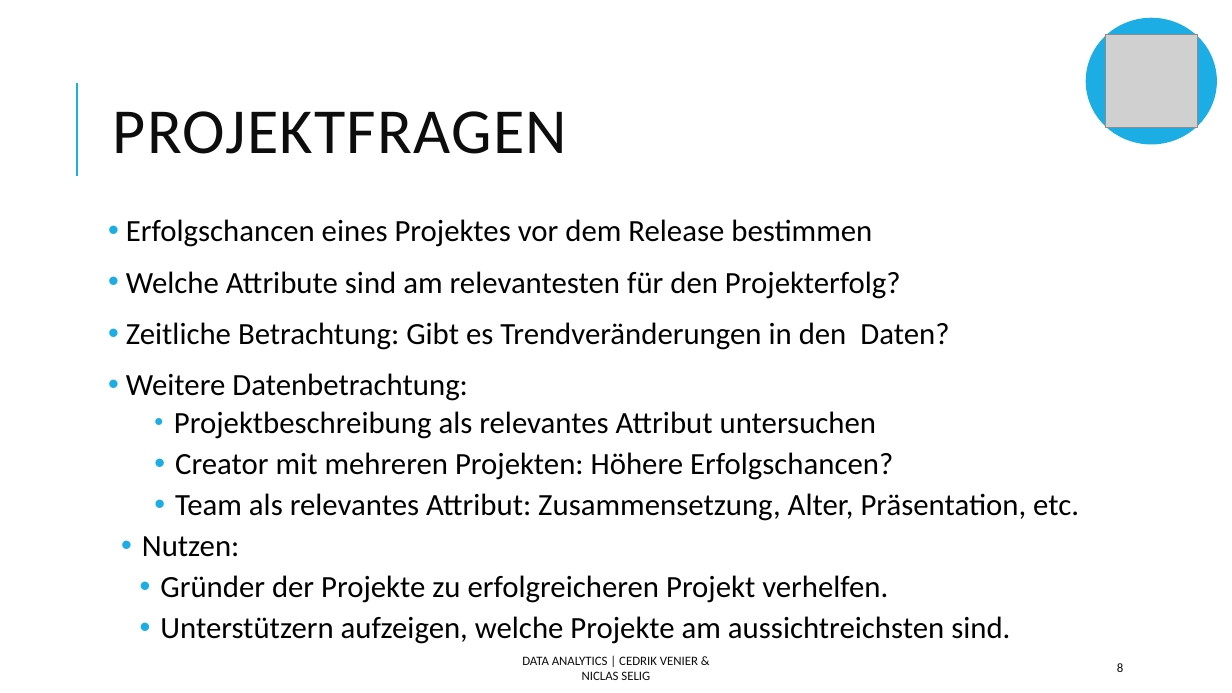
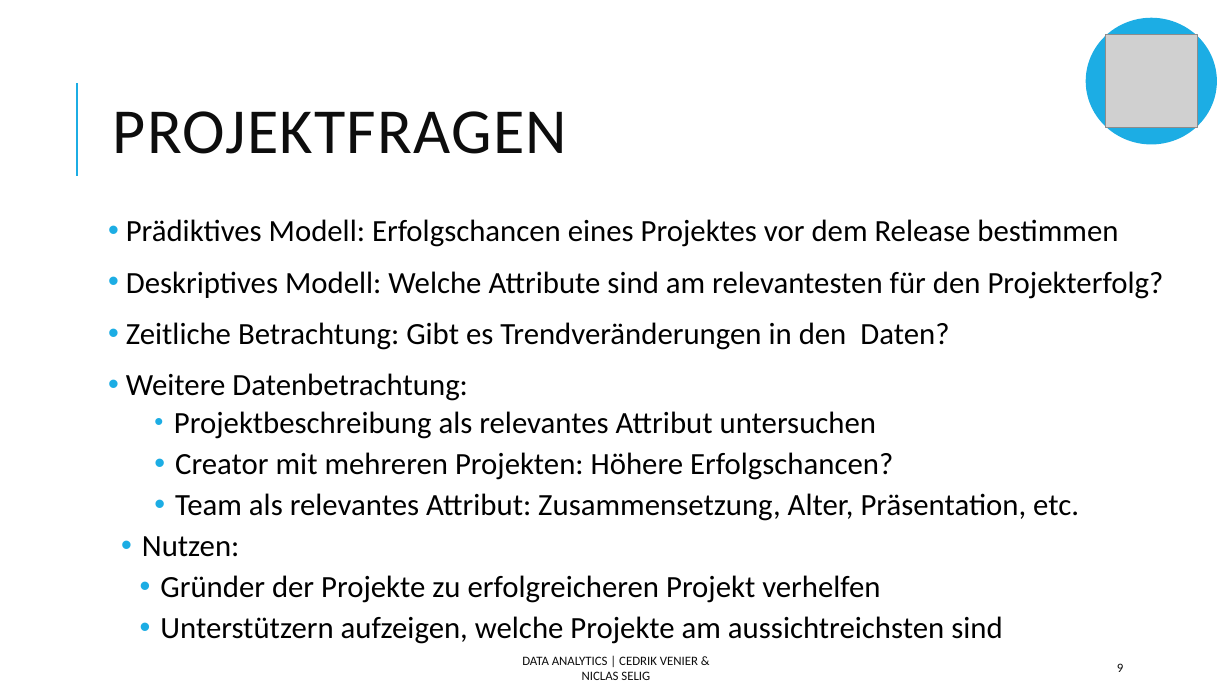
Before and after one commit to Cedrik-V/DataAnalyticsKickstarterWS21-22, a slide deck: slide 9 of Präsi.pptx (slide 8 before the commit). Drawn at 1232x693 pixels with LibreOffice and Linux fonts; fonts in the diff are those of the drawing; grey boxes stand for pictures. Boxes give left, top, right and bottom in pixels: in the first picture for what was removed or moved away, otherwise in the second. Text is boxed around its words. In the diff, an @@ line names an element or a change of style, - is before the commit and + after.

```diff
--- a/Präsi.pptx
+++ b/Präsi.pptx
@@ text at bbox=[126, 219, 1164, 299]: text changed @@
-• Erfolgschancen eines Projektes vor dem Release bestimmen
-• Welche Attribute sind am relevantesten für den Projekterfolg?
+• Prädiktives Modell: Erfolgschancen eines Projektes vor dem Release bestimmen
+• Deskriptives Modell: Welche Attribute sind am relevantesten für den Projekterfolg?
@@ text at bbox=[160, 575, 1002, 644]: text changed @@
-    • Gründer der Projekte zu erfolgreicheren Projekt verhelfen.
-    • Unterstützern aufzeigen, welche Projekte am aussichtreichsten sind.
+    • Gründer der Projekte zu erfolgreicheren Projekt verhelfen
+    • Unterstützern aufzeigen, welche Projekte am aussichtreichsten sind
@@ page number at bbox=[1117, 663, 1123, 672]: text changed @@
-8
+9
```
Also in this commit, not shown: 1 other slide changed, 1 slide added.
